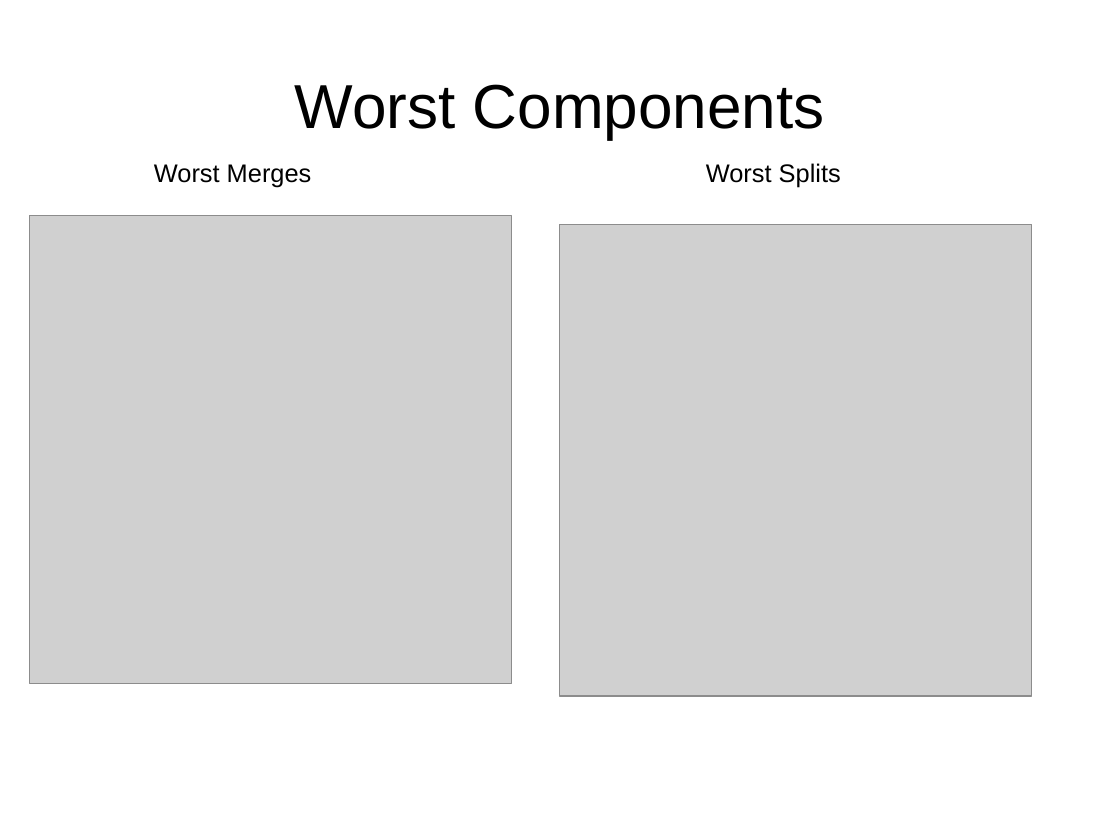
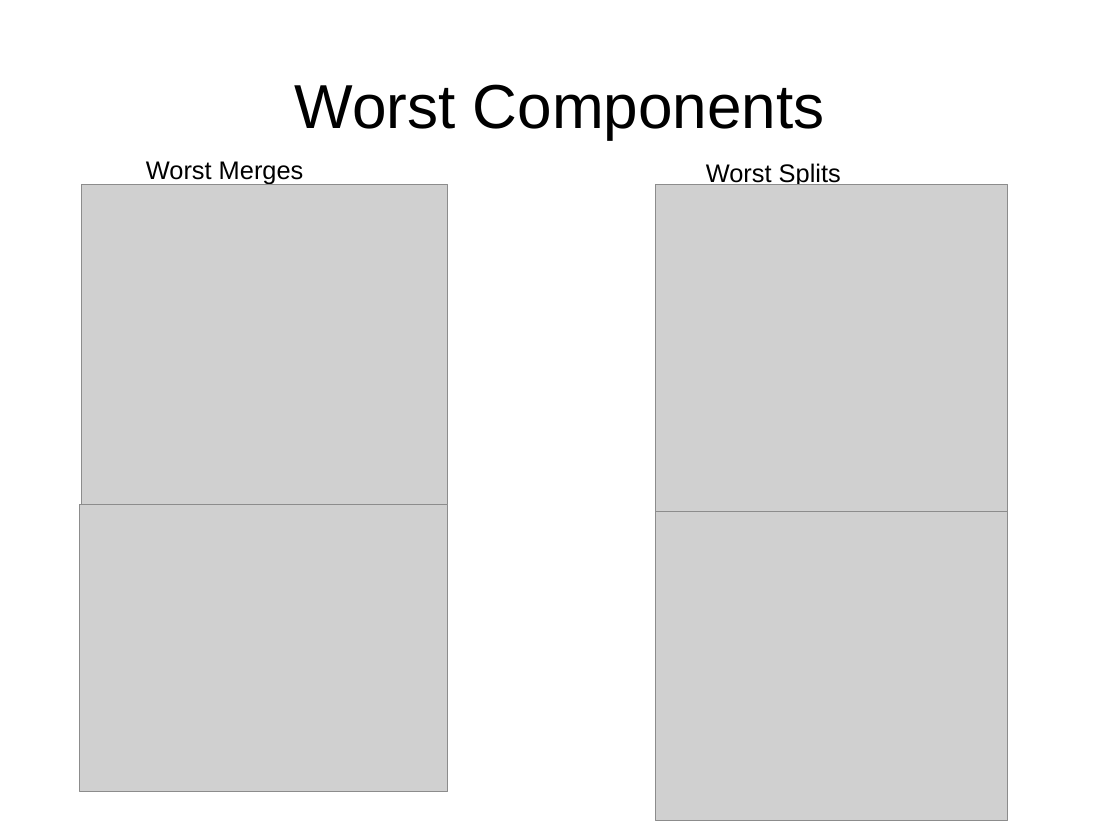
Before and after one commit to JohnnyTeutonic/view_all, a slide deck: slide 17 of Segmentation_Presentation.odp. Drawn at 1120x840 pixels with LibreOffice and Linux fonts; fonts in the diff are those of the drawing; grey boxes stand for pictures. Boxes give left, top, right and bottom in pixels: in the first picture for what was removed or moved away, otherwise in the second. Text is boxed around its words. In the diff, an @@ line names an element or a change of style, - is before the commit and + after.

```diff
--- a/Segmentation_Presentation.odp
+++ b/Segmentation_Presentation.odp
@@ text "Worst Merges": place and size @@
-text "Worst Merges" at [154,164,312,187]
+text "Worst Merges" at [146,161,304,185]
@@ picture: place and size @@
-picture at [29,216,512,684]
+picture at [82,184,448,512]
@@ picture: place and size @@
-picture at [560,225,1033,697]
+picture at [657,184,1008,512]
@@ picture added at [80,504,448,792] @@
@@ picture added at [657,512,1008,821] @@
```
Also in this commit, not shown: 6 other slides changed, 4 slides added, 3 slides removed, 2 other files.
